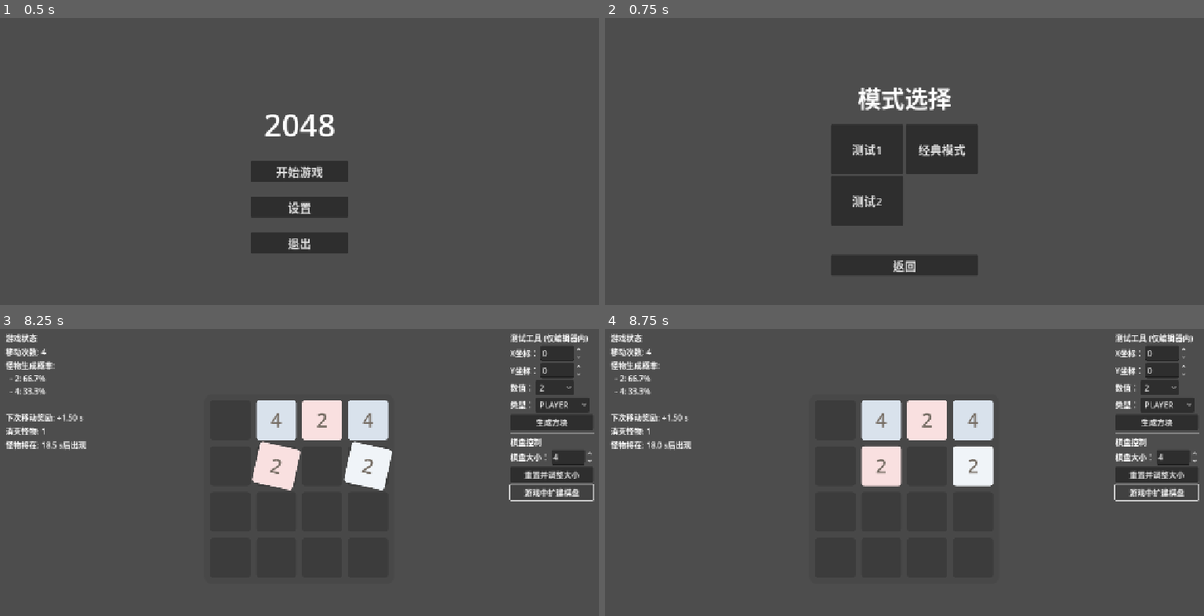
Above: before the commit, frames 1-4 (two rows, left to right).
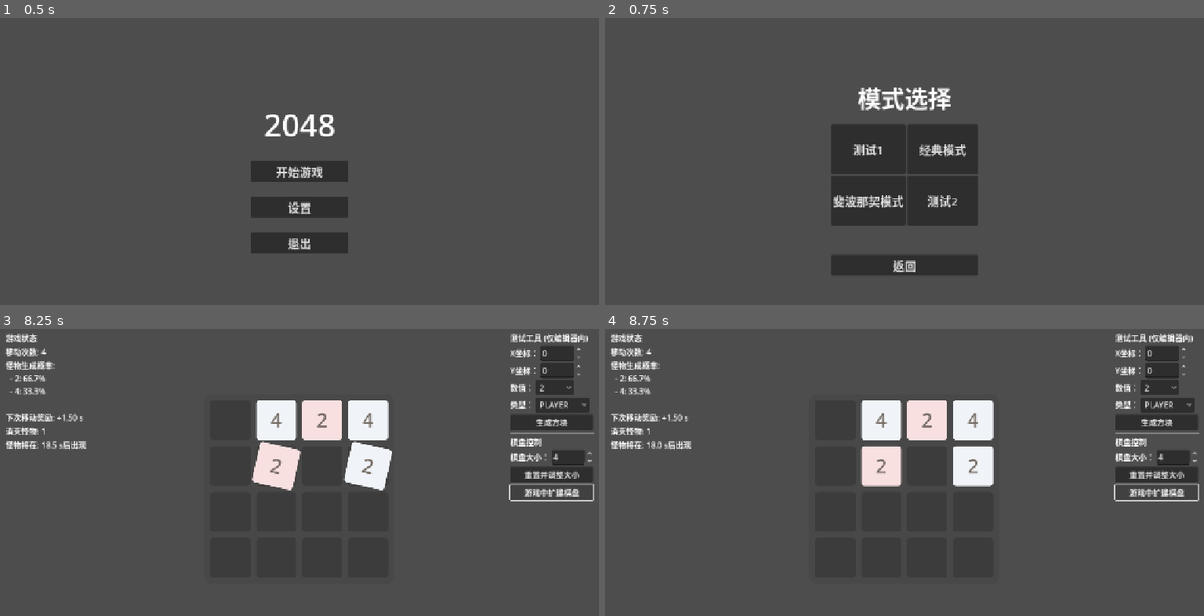
Above: after the commit, the same moments.

Repository: C76GN/2048-all-in-one
Game: Godot game, scene res://scenes/main_menu.tscn
The game is run twice, just before and just after one commit, with the same random seed, the same clock (stepped at 60 frames per second) and the same inputs.
Inputs:
- Up to frame 1 (0.5 s): no input
- Up to frame 2 (0.75 s): click "开始游戏" at 0.5 s
- Up to frame 3 (8.25 s): click "测试1" at 1.25 s; click "2" at 2 s; click "PLAYER" at 2.75 s; click "生成方块" at 3.5 s; click "重置并调整大小" at 4.25 s; click "游戏中扩建棋盘" at 5 s; tap Enter at 5.75, 7.25 s; hold D (move_right) 5.78-6.53 s; tap Space at 6.5, 8 s; hold S (move_down) 6.53-7.28 s; hold D (move_right) 7.28-8.03 s; hold W (move_up) from 8.03 s (still down)
- Up to frame 4 (8.75 s): keep holding W (move_up)

Frame 1 is identical in both runs. In frame 2, 2.8% of the frame differs, in the area x 38-63%, y 36-73%; in frame 3, less than 0.1%; in frame 4, less than 0.1%.

Commit message:
Add Fibonacci mode and color scheme system
Introduces a flexible TileColorScheme resource and applies it to game modes, allowing each mode to define its own tile color themes. Adds the new Fibonacci mode with its own interaction and spawn rules, updates the game board and tile logic to support color schemes, and refactors tile visuals to use theme-based coloring. Updates mode selection UI to include the new mode and connects all relevant resources and scripts.

Diff:
--- a/global/game_mode_config.gd
+++ b/global/game_mode_config.gd
@@ -12,6 +12,12 @@
 ## 方块如何交互（合并、战斗等）的规则。
 @export var interaction_rule: InteractionRule
 
+## 此模式使用的方块颜色主题。
+@export var color_scheme: TileColorScheme
+
+## 此模式使用的怪物方块颜色主题。
+@export var monster_color_scheme: TileColorScheme
+
 ## 包含此模式所有“生成规则”资源的数组。
 @export var spawn_rules: Array[SpawnRule]
 
--- /dev/null
+++ b/global/tile_color_scheme.gd
@@ -0,0 +1,10 @@
+# global/tile_color_scheme.gd
+
+## TileColorScheme: 定义了一套方块的颜色主题。
+##
+## 它包含一个颜色数组，代表了方块数值从小到大的颜色梯度。
+class_name TileColorScheme
+extends Resource
+
+## 颜色数组，索引 0 对应最低阶的方块。
+@export var colors: Array[Color] = []
--- a/scenes/mode_selection.tscn
+++ b/scenes/mode_selection.tscn
@@ -54,6 +54,14 @@
 theme_override_font_sizes/font_size = 24
 text = "经典模式"
 
+[node name="FibonacciModeButton" type="Button" parent="VBoxContainer/GridContainer"]
+unique_name_in_owner = true
+layout_mode = 2
+size_flags_horizontal = 3
+size_flags_vertical = 3
+theme_override_font_sizes/font_size = 24
+text = "斐波那契模式"
+
 [node name="TestMode2Button" type="Button" parent="VBoxContainer/GridContainer"]
 unique_name_in_owner = true
 layout_mode = 2
--- a/scenes/modes/classic_mode_config.tres
+++ b/scenes/modes/classic_mode_config.tres
@@ -1,7 +1,8 @@
-[gd_resource type="Resource" script_class="GameModeConfig" load_steps=9 format=3 uid="uid://dso7a1vuipkqt"]
+[gd_resource type="Resource" script_class="GameModeConfig" load_steps=10 format=3 uid="uid://dso7a1vuipkqt"]
 
 [ext_resource type="Script" uid="uid://cd58tqmib7wsk" path="res://scripts/modes/standard_game_over_rule.gd" id="1_orxgk"]
 [ext_resource type="Script" uid="uid://cmxpkj6kgwm5k" path="res://global/game_mode_config.gd" id="1_qecbo"]
+[ext_resource type="Resource" uid="uid://s3kbyu2ihxcq" path="res://scenes/themes/bule_theme.tres" id="1_wp4bw"]
 [ext_resource type="Script" uid="uid://bdsn1pa4fjc01" path="res://scripts/modes/classic_interaction_rule.gd" id="2_ckg85"]
 [ext_resource type="Script" uid="uid://rtyr5upmnau6" path="res://scripts/spawn_rule.gd" id="4_myupn"]
 [ext_resource type="Resource" uid="uid://dbb0u5q2klk3u" path="res://scenes/modes/classic_spawn_rule_init.tres" id="5_wp4bw"]
@@ -19,6 +20,7 @@
 script = ExtResource("1_qecbo")
 mode_name = "经典模式"
 interaction_rule = SubResource("Resource_jk0ep")
+color_scheme = ExtResource("1_wp4bw")
 spawn_rules = Array[ExtResource("4_myupn")]([ExtResource("5_wp4bw"), ExtResource("6_jk0ep")])
 game_over_rule = SubResource("Resource_wp4bw")
 metadata/_custom_type_script = "uid://cmxpkj6kgwm5k"
--- /dev/null
+++ b/scenes/modes/fibonacci_mode_config.tres
@@ -0,0 +1,26 @@
+[gd_resource type="Resource" script_class="GameModeConfig" load_steps=10 format=3 uid="uid://djrsravpjyj8"]
+
+[ext_resource type="Resource" uid="uid://bajwfeoyco3xn" path="res://scenes/themes/red_theme.tres" id="1_4014i"]
+[ext_resource type="Script" uid="uid://cd58tqmib7wsk" path="res://scripts/modes/standard_game_over_rule.gd" id="1_dtg25"]
+[ext_resource type="Script" uid="uid://cmxpkj6kgwm5k" path="res://global/game_mode_config.gd" id="1_i6mjw"]
+[ext_resource type="Script" uid="uid://cjyusdv36u0s6" path="res://scripts/modes/fibonacci_interaction_rule.gd" id="1_naqou"]
+[ext_resource type="Script" uid="uid://rtyr5upmnau6" path="res://scripts/spawn_rule.gd" id="2_6xepx"]
+[ext_resource type="Resource" uid="uid://d2gxks83gv2v2" path="res://scenes/modes/fibonacci_spawn_rule_init.tres" id="4_dtg25"]
+[ext_resource type="Resource" uid="uid://42cxoxfotqxu" path="res://scenes/modes/fibonacci_spawn_rule_on_move.tres" id="5_4014i"]
+
+[sub_resource type="Resource" id="Resource_4014i"]
+script = ExtResource("1_dtg25")
+metadata/_custom_type_script = "uid://cd58tqmib7wsk"
+
+[sub_resource type="Resource" id="Resource_n5c15"]
+script = ExtResource("1_naqou")
+metadata/_custom_type_script = "uid://cjyusdv36u0s6"
+
+[resource]
+script = ExtResource("1_i6mjw")
+mode_name = "斐波那契模式"
+interaction_rule = SubResource("Resource_n5c15")
+color_scheme = ExtResource("1_4014i")
+spawn_rules = Array[ExtResource("2_6xepx")]([ExtResource("4_dtg25"), ExtResource("5_4014i")])
+game_over_rule = SubResource("Resource_4014i")
+metadata/_custom_type_script = "uid://cmxpkj6kgwm5k"
--- /dev/null
+++ b/scenes/modes/fibonacci_spawn_rule_init.tres
@@ -0,0 +1,9 @@
+[gd_resource type="Resource" script_class="FibonacciSpawnRule" load_steps=2 format=3 uid="uid://d2gxks83gv2v2"]
+
+[ext_resource type="Script" uid="uid://byw1xfby61af1" path="res://scripts/modes/fibonacci_spawn_rule.gd" id="1_xvu88"]
+
+[resource]
+script = ExtResource("1_xvu88")
+trigger = 0
+priority = 100
+metadata/_custom_type_script = "uid://byw1xfby61af1"
--- /dev/null
+++ b/scenes/modes/fibonacci_spawn_rule_on_move.tres
@@ -0,0 +1,8 @@
+[gd_resource type="Resource" script_class="FibonacciSpawnRule" load_steps=2 format=3 uid="uid://42cxoxfotqxu"]
+
+[ext_resource type="Script" uid="uid://byw1xfby61af1" path="res://scripts/modes/fibonacci_spawn_rule.gd" id="1_iejyd"]
+
+[resource]
+script = ExtResource("1_iejyd")
+priority = 10
+metadata/_custom_type_script = "uid://byw1xfby61af1"
--- a/scenes/modes/test_mode1_config.tres
+++ b/scenes/modes/test_mode1_config.tres
@@ -1,8 +1,10 @@
-[gd_resource type="Resource" script_class="GameModeConfig" load_steps=11 format=3 uid="uid://dwjqj7f52y8in"]
+[gd_resource type="Resource" script_class="GameModeConfig" load_steps=13 format=3 uid="uid://dwjqj7f52y8in"]
 
 [ext_resource type="Script" uid="uid://cmxpkj6kgwm5k" path="res://global/game_mode_config.gd" id="1_3lm28"]
 [ext_resource type="Script" uid="uid://cd58tqmib7wsk" path="res://scripts/modes/standard_game_over_rule.gd" id="1_jli1c"]
+[ext_resource type="Resource" uid="uid://s3kbyu2ihxcq" path="res://scenes/themes/bule_theme.tres" id="1_mffcc"]
 [ext_resource type="Script" uid="uid://dg4uoygc0uq8m" path="res://scripts/modes/battle_interaction_rule.gd" id="2_jli1c"]
+[ext_resource type="Resource" uid="uid://c60nsnxocwsye" path="res://scenes/themes/monster_theme.tres" id="4_fd50j"]
 [ext_resource type="Script" uid="uid://rtyr5upmnau6" path="res://scripts/spawn_rule.gd" id="4_qel32"]
 [ext_resource type="Resource" uid="uid://dbb0u5q2klk3u" path="res://scenes/modes/classic_spawn_rule_init.tres" id="5_uvooi"]
 [ext_resource type="Resource" uid="uid://cu7diq7sysqcf" path="res://scenes/modes/classic_spawn_rule_on_move.tres" id="6_mffcc"]
@@ -21,6 +23,8 @@
 script = ExtResource("1_3lm28")
 mode_name = "测试模式 1"
 interaction_rule = SubResource("Resource_gqx4x")
+color_scheme = ExtResource("1_mffcc")
+monster_color_scheme = ExtResource("4_fd50j")
 spawn_rules = Array[ExtResource("4_qel32")]([ExtResource("5_uvooi"), ExtResource("6_mffcc"), ExtResource("7_fd50j"), ExtResource("8_uvooi")])
 game_over_rule = SubResource("Resource_umllg")
 metadata/_custom_type_script = "uid://cmxpkj6kgwm5k"
--- /dev/null
+++ b/scenes/themes/bule_theme.tres
@@ -0,0 +1,8 @@
+[gd_resource type="Resource" script_class="TileColorScheme" load_steps=2 format=3 uid="uid://s3kbyu2ihxcq"]
+
+[ext_resource type="Script" uid="uid://dwmd115dhs0pl" path="res://global/tile_color_scheme.gd" id="1_sxfnp"]
+
+[resource]
+script = ExtResource("1_sxfnp")
+colors = Array[Color]([Color(0.9411765, 0.95686275, 0.972549, 1), Color(0.8509804, 0.8862745, 0.9254902, 1), Color(0.7372549, 0.78431374, 0.8392157, 1), Color(0.62352943, 0.6901961, 0.76862746, 1), Color(0.50980395, 0.59607846, 0.6901961, 1), Color(0.4, 0.5019608, 0.60784316, 1), Color(0.3019608, 0.41568628, 0.5294118, 1), Color(0.2, 0.3254902, 0.44705883, 1), Color(0.09803922, 0.23921569, 0.36078432, 1), Color(0, 0.15294118, 0.2784314, 1), Color(0, 0.15294118, 0.2784314, 1), Color(0, 0.15294118, 0.2784314, 1), Color(0, 0.15294118, 0.2784314, 1), Color(0, 0.15294118, 0.2784314, 1), Color(0, 0.15294118, 0.2784314, 1), Color(0, 0.15294118, 0.2784314, 1)])
+metadata/_custom_type_script = "uid://dwmd115dhs0pl"
--- /dev/null
+++ b/scenes/themes/monster_theme.tres
@@ -0,0 +1,8 @@
+[gd_resource type="Resource" script_class="TileColorScheme" load_steps=2 format=3 uid="uid://c60nsnxocwsye"]
+
+[ext_resource type="Script" uid="uid://dwmd115dhs0pl" path="res://global/tile_color_scheme.gd" id="1_rrhvb"]
+
+[resource]
+script = ExtResource("1_rrhvb")
+colors = Array[Color]([Color(0.9764706, 0.8784314, 0.8784314, 1), Color(0.9490196, 0.7294118, 0.7294118, 1), Color(0.92156863, 0.5803922, 0.5803922, 1), Color(0.8901961, 0.42745098, 0.42745098, 1), Color(0.85882354, 0.27450982, 0.27450982, 1), Color(0.8235294, 0.1254902, 0.1254902, 1), Color(0.7607843, 0.07450981, 0.07450981, 1), Color(0.6901961, 0.039215688, 0.039215688, 1), Color(0.61960787, 0.019607844, 0.019607844, 1), Color(0.54901963, 0.007843138, 0.007843138, 1), Color(0.49019608, 0, 0, 1), Color(0.49019608, 0, 0, 1), Color(0.49019608, 0, 0, 1), Color(0.49019608, 0, 0, 1), Color(0.49019608, 0, 0, 1), Color(0.49019608, 0, 0, 1)])
+metadata/_custom_type_script = "uid://dwmd115dhs0pl"
--- /dev/null
+++ b/scenes/themes/red_theme.tres
@@ -0,0 +1,8 @@
+[gd_resource type="Resource" script_class="TileColorScheme" load_steps=2 format=3 uid="uid://bajwfeoyco3xn"]
+
+[ext_resource type="Script" uid="uid://dwmd115dhs0pl" path="res://global/tile_color_scheme.gd" id="1_ffntb"]
+
+[resource]
+script = ExtResource("1_ffntb")
+colors = Array[Color]([Color(0.98039216, 0.92156863, 0.84313726, 1), Color(1, 0.87058824, 0.6784314, 1), Color(0.95686275, 0.6431373, 0.3764706, 1), Color(1, 0.54901963, 0, 1), Color(0.8235294, 0.4117647, 0.11764706, 1), Color(0.9137255, 0.5882353, 0.47843137, 1), Color(0.8039216, 0.36078432, 0.36078432, 1), Color(0.69803923, 0.13333334, 0.13333334, 1), Color(0.54509807, 0, 0, 1), Color(0.54509807, 0, 0, 1), Color(0.54509807, 0, 0, 1), Color(0.54509807, 0, 0, 1), Color(0.54509807, 0, 0, 1), Color(0.54509807, 0, 0, 1), Color(0.54509807, 0, 0, 1), Color(0.54509807, 0, 0, 1)])
+metadata/_custom_type_script = "uid://dwmd115dhs0pl"
--- a/scripts/game_board.gd
+++ b/scripts/game_board.gd
@@ -43,6 +43,8 @@
 var interaction_rule: InteractionRule
 # 外部注入的游戏结束判断规则。
 var game_over_rule: GameOverRule
+var color_scheme: TileColorScheme
+var monster_color_scheme: TileColorScheme
 
 # --- 节点引用 ---
 
@@ -64,9 +66,11 @@
 
 ## 设置当前棋盘使用的规则集。
 ## 这是外部（如GamePlay.gd）将具体玩法注入棋盘的入口。
-func set_rules(p_interaction_rule: InteractionRule, p_game_over_rule: GameOverRule) -> void:
+func set_rules(p_interaction_rule: InteractionRule, p_game_over_rule: GameOverRule, p_color_scheme: TileColorScheme, p_monster_color_scheme: TileColorScheme) -> void:
 	self.interaction_rule = p_interaction_rule
 	self.game_over_rule = p_game_over_rule
+	self.color_scheme = p_color_scheme
+	self.monster_color_scheme = p_monster_color_scheme
 
 ## 根据给定的方向向量处理一次完整的移动操作。
 func handle_move(direction: Vector2i) -> void:
@@ -116,14 +120,14 @@
 		# 子情况A：棋盘上仍有玩家方块，随机将一个转变为怪物。
 		if not player_tiles.is_empty():
 			var tile_to_transform = player_tiles.pick_random()
-			tile_to_transform.setup(value, type)
+			tile_to_transform.setup(value, type, interaction_rule, color_scheme, monster_color_scheme)
 			tile_to_transform.animate_transform()
 		# 子情况B：棋盘上全是怪物方块，随机将一个数值翻倍以示“增强”。
 		else:
 			var monster_tiles = _get_all_monster_tiles()
 			if not monster_tiles.is_empty():
 				var tile_to_empower = monster_tiles.pick_random()
-				tile_to_empower.setup(tile_to_empower.value * 2, type)
+				tile_to_empower.setup(tile_to_empower.value * 2, type, interaction_rule, color_scheme, monster_color_scheme)
 		return null
 
 	return null
@@ -226,7 +230,7 @@
 			var next_tile = slid_line[i + 1]
 
 			# 将具体的交互逻辑委托给注入的规则对象。
-			var result = interaction_rule.process_interaction(current_tile, next_tile)
+			var result = interaction_rule.process_interaction(current_tile, next_tile, interaction_rule, color_scheme, monster_color_scheme)
 			if not result.is_empty():
 				var merged = result.get("merged_tile")
 				if merged != null:
@@ -340,7 +344,7 @@
 	board_container.add_child(new_tile)
 	grid[grid_pos.x][grid_pos.y] = new_tile
 
-	new_tile.setup(value, type)
+	new_tile.setup(value, type, interaction_rule, color_scheme, monster_color_scheme)
 	new_tile.position = _grid_to_pixel_center(grid_pos)
 	return new_tile.animate_spawn()
 
--- a/scripts/interaction_rule.gd
+++ b/scripts/interaction_rule.gd
@@ -9,6 +9,11 @@
 
 # --- 信号定义 ---
 
+## 处理两个方块之间的交互。
+## 具体的规则需要重写此方法。
+func process_interaction(_tile_a: Tile, _tile_b: Tile, _p_rule: InteractionRule, _p_player_scheme: TileColorScheme, _p_monster_scheme: TileColorScheme) -> Dictionary:
+	return {} # 默认不交互不交互
+
 ## 当一个怪物在交互中被消灭时发出。
 @warning_ignore("unused_signal")
 signal monster_killed
@@ -17,3 +22,9 @@
 # 具体的规则需要重写此方法。
 func can_interact(_tile_a: Tile, _tile_b: Tile) -> bool:
 	return false # 默认不能交互
+
+## 根据方块的数值，返回它在当前模式数值序列中的索引（等级）。
+## 例如，在经典模式中，2->0, 4->1, 8->2。
+## 子类需要重写此方法。
+func get_level_by_value(_value: int) -> int:
+	return 0
--- a/scripts/modes/battle_interaction_rule.gd
+++ b/scripts/modes/battle_interaction_rule.gd
@@ -9,11 +9,11 @@
 ## 处理两个方块之间的交互。
 ##
 ## @return: 返回一个字典，描述交互结果，例如 {"merged_tile": Tile, "consumed_tile": Tile}
-func process_interaction(tile_a: Tile, tile_b: Tile) -> Dictionary:
+func process_interaction(tile_a: Tile, tile_b: Tile, p_rule: InteractionRule, p_player_scheme: TileColorScheme, p_monster_scheme: TileColorScheme) -> Dictionary:
 	# 情况A: 两个方块类型相同
 	if tile_a.type == tile_b.type:
 		if tile_a.value == tile_b.value:
-			tile_b.setup(tile_a.value * 2, tile_a.type)
+			tile_b.setup(tile_a.value * 2, tile_a.type, p_rule, p_player_scheme, p_monster_scheme)
 			tile_a.queue_free()
 			return {"merged_tile": tile_b, "consumed_tile": tile_a}
 
@@ -23,12 +23,12 @@
 		var monster_tile = tile_a if tile_a.type == Tile.TileType.MONSTER else tile_b
 
 		if player_tile.value > monster_tile.value:
-			player_tile.setup(int(player_tile.value / monster_tile.value), player_tile.type)
+			player_tile.setup(int(player_tile.value / monster_tile.value), player_tile.type, p_rule, p_player_scheme, p_monster_scheme)
 			monster_tile.queue_free()
 			monster_killed.emit()
 			return {"merged_tile": player_tile, "consumed_tile": monster_tile}
 		elif player_tile.value < monster_tile.value:
-			monster_tile.setup(int(monster_tile.value / player_tile.value), monster_tile.type)
+			monster_tile.setup(int(monster_tile.value / player_tile.value), monster_tile.type, p_rule, p_player_scheme, p_monster_scheme)
 			player_tile.queue_free()
 			return {"merged_tile": monster_tile, "consumed_tile": player_tile}
 		else: # 同归于尽
--- a/scripts/modes/classic_interaction_rule.gd
+++ b/scripts/modes/classic_interaction_rule.gd
@@ -10,13 +10,13 @@
 extends InteractionRule
 
 ## 处理两个方块之间的合并交互。
-func process_interaction(tile_a: Tile, tile_b: Tile) -> Dictionary:
+func process_interaction(tile_a: Tile, tile_b: Tile, p_rule: InteractionRule, p_player_scheme: TileColorScheme, p_monster_scheme: TileColorScheme) -> Dictionary:
 	# 经典模式下，只处理玩家方块之间的交互。
 	if tile_a.type == Tile.TileType.PLAYER and tile_b.type == Tile.TileType.PLAYER:
 		# 只有当数值相同时才合并。
 		if tile_a.value == tile_b.value:
 			# 将 tile_b 的数值翻倍，并销毁 tile_a。
-			tile_b.setup(tile_a.value * 2, tile_a.type)
+			tile_b.setup(tile_a.value * 2, tile_a.type, p_rule, p_player_scheme, p_monster_scheme)
 			tile_a.queue_free()
 			# 返回结果，表明 tile_b 是合并后的方块，tile_a 是被消耗的方块。
 			return {"merged_tile": tile_b, "consumed_tile": tile_a}
@@ -34,3 +34,11 @@
 		return true
 
 	return false
+
+## 对于经典模式，等级是基于2的对数计算的。
+func get_level_by_value(value: int) -> int:
+	if value <= 0:
+		return 0
+	# log2(value) - 1. 例如 log2(2)-1=0, log2(4)-1=1, log2(8)-1=2
+	var level = int(log(value) / log(2)) - 1
+	return max(0, level)
--- /dev/null
+++ b/scripts/modes/fibonacci_interaction_rule.gd
@@ -0,0 +1,87 @@
+# scripts/modes/fibonacci_interaction_rule.gd
+
+## FibonacciInteractionRule: 斐波那契数列的2048方块交互规则。
+##
+## 规则定义：
+## 1. 只有类型为 PLAYER 的方块可以交互。
+## 2. 两个数值为 1 的方块可以合并成 2。
+## 3. 两个数值在斐波那契数列中相邻的方块可以合并成它们的和。
+##    (例如: 1+2=3, 2+3=5, 3+5=8, ...)
+class_name FibonacciInteractionRule
+extends InteractionRule
+
+# 使用黄金分割比来快速检查两个数是否是斐波那契数列中的连续项。
+const PHI = 1.618034
+
+## 处理两个方块之间的合并交互。
+func process_interaction(tile_a: Tile, tile_b: Tile, p_rule: InteractionRule, p_player_scheme: TileColorScheme, p_monster_scheme: TileColorScheme) -> Dictionary:
+	if can_interact(tile_a, tile_b):
+		# 将 tile_b 的数值更新为两者之和，并销毁 tile_a。
+		tile_b.setup(tile_a.value + tile_b.value, tile_a.type, p_rule, p_player_scheme, p_monster_scheme)
+		tile_a.queue_free()
+		# 返回结果，表明 tile_b 是合并后的方块，tile_a 是被消耗的方块。
+		return {"merged_tile": tile_b, "consumed_tile": tile_a}
+
+	# 如果不满足条件，则不发生任何交互。
+	return {}
+
+## 判断两个方块是否具备可交互性（用于游戏结束的判断）。
+func can_interact(tile_a: Tile, tile_b: Tile) -> bool:
+	if tile_a == null or tile_b == null:
+		return false
+
+	# 确保只处理玩家方块。
+	if tile_a.type != Tile.TileType.PLAYER or tile_b.type != Tile.TileType.PLAYER:
+		return false
+
+	# 规则1: 两个 1 可以合并。
+	if tile_a.value == 1 and tile_b.value == 1:
+		return true
+
+	# 规则2: 两个在斐波那契数列中相邻的数可以合并。
+	if _are_consecutive_fibonacci(tile_a.value, tile_b.value):
+		return true
+
+	return false
+
+
+## [内部辅助函数] 检查两个数是否是斐波那契数列中的连续项。
+func _are_consecutive_fibonacci(a: int, b: int) -> bool:
+	# 确保 a < b
+	if a > b:
+		var temp = a
+		a = b
+		b = temp
+
+	# 0 不是此模式下的有效值
+	if a == 0 or b == 0:
+		return false
+
+	# 1,1 的情况由外部处理，这里处理 1,2 及之后的情况
+	if a == 1 and b == 2:
+		return true
+
+	# 通过黄金分割比的属性来判断
+	# 对于一个斐波那契数 F(n)，它的下一个数 F(n+1) 约等于 F(n) * PHI
+	return round(float(a) * PHI) == float(b)
+
+## 对于斐波那契模式，通过迭代查找其在序列中的索引。
+func get_level_by_value(value: int) -> int:
+	if value <= 1:
+		return 0
+	if value == 2:
+		return 1
+
+	var a = 1
+	var b = 2
+	var level = 1
+	while b < value:
+		var temp = a + b
+		a = b
+		b = temp
+		level += 1
+		if b == value:
+			return level
+
+	# 如果不是一个标准的斐波那契数，返回一个高级别的颜色
+	return 15
--- /dev/null
+++ b/scripts/modes/fibonacci_spawn_rule.gd
@@ -0,0 +1,26 @@
+# scripts/modes/fibonacci_spawn_rule.gd
+
+## FibonacciSpawnRule: 为斐波那契模式生成方块。
+##
+## 规则：
+## 1. 触发器(ON_INITIALIZE): 负责在棋盘上生成一个初始方块。
+## 2. 触发器(ON_MOVE): 在每次有效移动后，生成一个新的数值为1的玩家方块。
+class_name FibonacciSpawnRule
+extends SpawnRule
+
+## 执行生成逻辑。
+func execute(_payload: Dictionary = {}) -> bool:
+	# 检查棋盘是否已满，如果满了则无法生成。
+	if game_board.get_empty_cells().is_empty():
+		return false
+
+	var spawn_data = {
+		"value": 1,
+		"type": Tile.TileType.PLAYER,
+		"is_priority": false
+	}
+
+	spawn_tile_requested.emit(spawn_data)
+
+	# 成功请求了生成，消费掉移动事件。
+	return true
--- a/scripts/modes/game_play.gd
+++ b/scripts/modes/game_play.gd
@@ -40,7 +40,7 @@
 
 	interaction_rule = mode_config.interaction_rule.duplicate()
 	var game_over_rule = mode_config.game_over_rule.duplicate()
-	game_board.set_rules(interaction_rule, game_over_rule)
+	game_board.set_rules(interaction_rule, game_over_rule, mode_config.color_scheme, mode_config.monster_color_scheme)
 
 	# 步骤3: 初始化所有在配置中定义的生成规则。
 	for rule_resource in mode_config.spawn_rules:
--- a/scripts/tile.gd
+++ b/scripts/tile.gd
@@ -8,28 +8,15 @@
 class_name Tile
 extends Node2D
 
+@export var light_font_color: Color = Color("f9f6f2")
+@export var dark_font_color: Color = Color("776e65")
+
 # --- 枚举定义 ---
 
 # 定义方块的两种基本类型，用于区分游戏逻辑和视觉表现。
 enum TileType {PLAYER, MONSTER}
 
 # --- 常量定义 ---
-
-# 字典：存储玩家方块不同数值对应的背景颜色。
-const PLAYER_COLOR_MAP = {
-	2: Color("f0f4f8"), 4: Color("d9e2ec"), 8: Color("bcc8d6"), 16: Color("9fb0c4"),
-	32: Color("8298b0"), 64: Color("66809b"), 128: Color("4d6a87"), 256: Color("335372"),
-	512: Color("193d5c"), 1024: Color("002747"), 2048: Color("002747"), 4096: Color("002747"),
-	8192: Color("002747"), 16384: Color("002747"), 32768: Color("002747"), 65536: Color("002747")
-}
-
-# 字典：存储怪物方块不同数值对应的背景颜色。
-const MONSTER_COLOR_MAP = {
-	2: Color("f9e0e0"), 4: Color("f2baba"), 8: Color("eb9494"), 16: Color("e36d6d"),
-	32: Color("db4646"), 64: Color("d22020"), 128: Color("c21313"), 256: Color("b00a0a"),
-	512: Color("9e0505"), 1024: Color("8c0202"), 2048: Color("7d0000"), 4096: Color("7d0000"),
-	8192: Color("7d0000"), 16384: Color("7d0000"), 32768: Color("7d0000"), 65536: Color("7d0000")
-}
 
 # 方块内文本的水平内边距，用于动态字体大小计算。
 const HORIZONTAL_PADDING: float = 10.0
@@ -49,7 +36,9 @@
 var value: int = 0
 # 方块当前的类型。
 var type: TileType = TileType.PLAYER
-
+var interaction_rule: InteractionRule
+var player_scheme: TileColorScheme
+var monster_scheme: TileColorScheme
 
 ## Godot生命周期函数：当节点进入场景树时调用。
 func _ready() -> void:
@@ -65,13 +54,15 @@
 ## 当方块数值变大时，会自动触发合并动画。
 ## @param new_value: 方块的新数值。
 ## @param new_type: 方块的新类型 (PLAYER 或 MONSTER)。
-func setup(new_value: int, new_type: TileType) -> void:
+func setup(new_value: int, new_type: TileType, p_rule: InteractionRule, p_player_scheme: TileColorScheme, p_monster_scheme: TileColorScheme) -> void:
 	var old_value = self.value
 	self.value = new_value
 	self.type = new_type
+	self.interaction_rule = p_rule
+	self.player_scheme = p_player_scheme
+	self.monster_scheme = p_monster_scheme
 	_update_visuals()
 
-	# 如果方块的数值变大了（意味着它刚刚合并或被增强），则播放合并动画。
 	if new_value > old_value and old_value != 0:
 		animate_merge()
 
@@ -83,29 +74,30 @@
 	# 步骤1: 更新显示的文本。
 	value_label.text = str(int(value))
 
-	# 步骤2: 根据方块类型选择对应的颜色映射表。
-	var current_color_map = PLAYER_COLOR_MAP
+	# 步骤2: 根据方块类型选择颜色主题。
+	var current_scheme = player_scheme
 	if type == TileType.MONSTER:
-		current_color_map = MONSTER_COLOR_MAP
+		current_scheme = monster_scheme
+
+	var bg_color = Color.BLACK # 默认背景色
 
 	# 步骤3: 设置背景颜色。
-	var color_key = value
-	# 如果数值超过了颜色映射表定义的最大值，则统一使用最大值的颜色。
-	if color_key > 65536:
-		color_key = 65536
-	# 从映射表中获取并应用颜色，如果找不到则使用最大值的颜色作为后备。
-	if current_color_map.has(color_key):
-		(background.get_theme_stylebox("panel") as StyleBoxFlat).bg_color = current_color_map[color_key]
+	if is_instance_valid(interaction_rule) and is_instance_valid(current_scheme) and not current_scheme.colors.is_empty():
+		var level = interaction_rule.get_level_by_value(value)
+
+		# 如果等级超出颜色数组范围，使用最后一个颜色。
+		if level >= current_scheme.colors.size():
+			level = current_scheme.colors.size() - 1
+
+		bg_color = current_scheme.colors[level]
+		(background.get_theme_stylebox("panel") as StyleBoxFlat).bg_color = bg_color
+
+	# 步骤4: 根据背景色的亮度动态设置字体颜色。
+	# get_luminance() 返回 0 (黑) 到 1 (白) 之间的亮度值。
+	if bg_color.get_luminance() > 0.5:
+		value_label.add_theme_color_override("font_color", dark_font_color)
 	else:
-		(background.get_theme_stylebox("panel") as StyleBoxFlat).bg_color = current_color_map[65536]
-
-	# 步骤4: 根据数值大小调整字体颜色以保证可读性。
-	if value <= 4:
-		# 数值较小时使用深色字体。
-		value_label.add_theme_color_override("font_color", Color("776e65"))
-	else:
-		# 数值较大时使用浅色字体。
-		value_label.add_theme_color_override("font_color", Color("f9f6f2"))
+		value_label.add_theme_color_override("font_color", light_font_color)
 
 	# 步骤5: 动态计算并设置字体大小，防止文本溢出。
 	_update_font_size()
--- a/scripts/ui/mode_selection.gd
+++ b/scripts/ui/mode_selection.gd
@@ -12,6 +12,7 @@
 @onready var test_mode_1_button: Button = %TestMode1Button
 @onready var test_mode_2_button: Button = %TestMode2Button
 @onready var classic_mode_button: Button = %ClassicModeButton
+@onready var fibonacci_mode_button: Button = %FibonacciModeButton
 @onready var back_button: Button = %BackButton
 
 
@@ -22,6 +23,7 @@
 	test_mode_1_button.pressed.connect(_on_test_mode_1_button_pressed)
 	test_mode_2_button.pressed.connect(_on_test_mode_2_button_pressed)
 	classic_mode_button.pressed.connect(_on_classic_mode_button_pressed)
+	fibonacci_mode_button.pressed.connect(_on_fibonacci_mode_button_pressed)
 	back_button.pressed.connect(_on_back_button_pressed)
 
 # --- 信号处理函数 ---
@@ -46,6 +48,13 @@
 	# 委托全局管理器切换到通用的游戏场景。
 	GlobalGameManager.goto_scene("res://scenes/modes/game_play.tscn")
 
+## 响应“斐波那契模式”按钮的点击事件。
+func _on_fibonacci_mode_button_pressed() -> void:
+	# 设置要加载的模式配置文件路径
+	GlobalGameManager.selected_mode_config_path = "res://scenes/modes/fibonacci_mode_config.tres"
+	# 委托全局管理器切换到通用的游戏场景。
+	GlobalGameManager.goto_scene("res://scenes/modes/game_play.tscn")
+
 ## 响应“返回”按钮的点击事件。
 func _on_back_button_pressed() -> void:
 	# 委托全局管理器返回主菜单场景。
Not shown, added: global/tile_color_scheme.gd.uid
Not shown, added: scripts/modes/fibonacci_interaction_rule.gd.uid
Not shown, added: scripts/modes/fibonacci_spawn_rule.gd.uid
